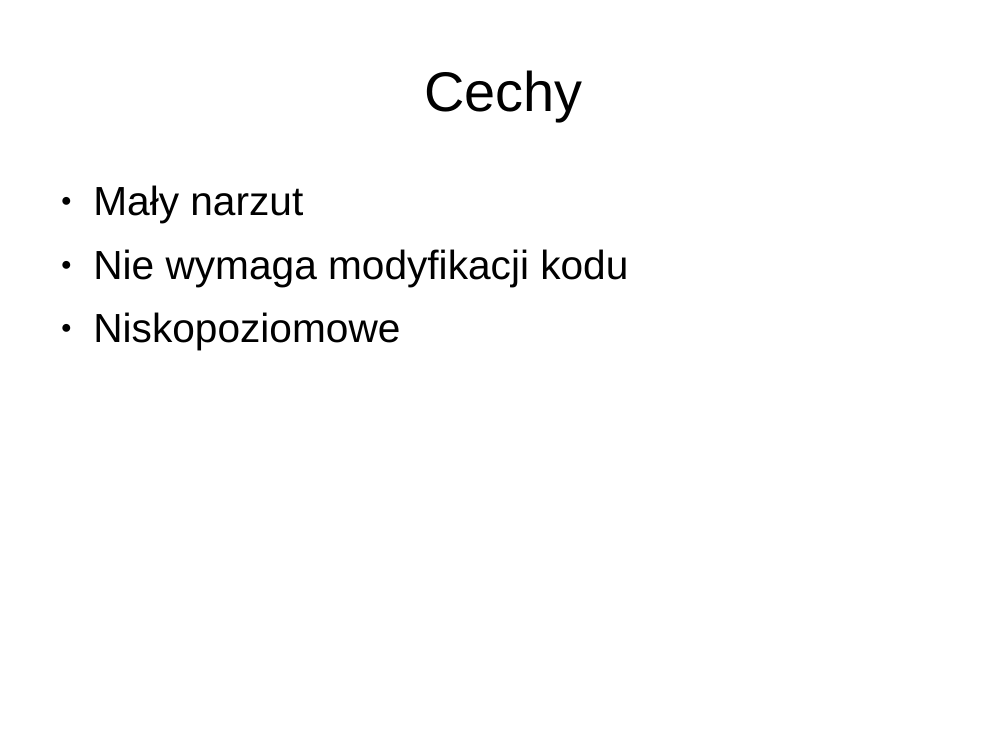
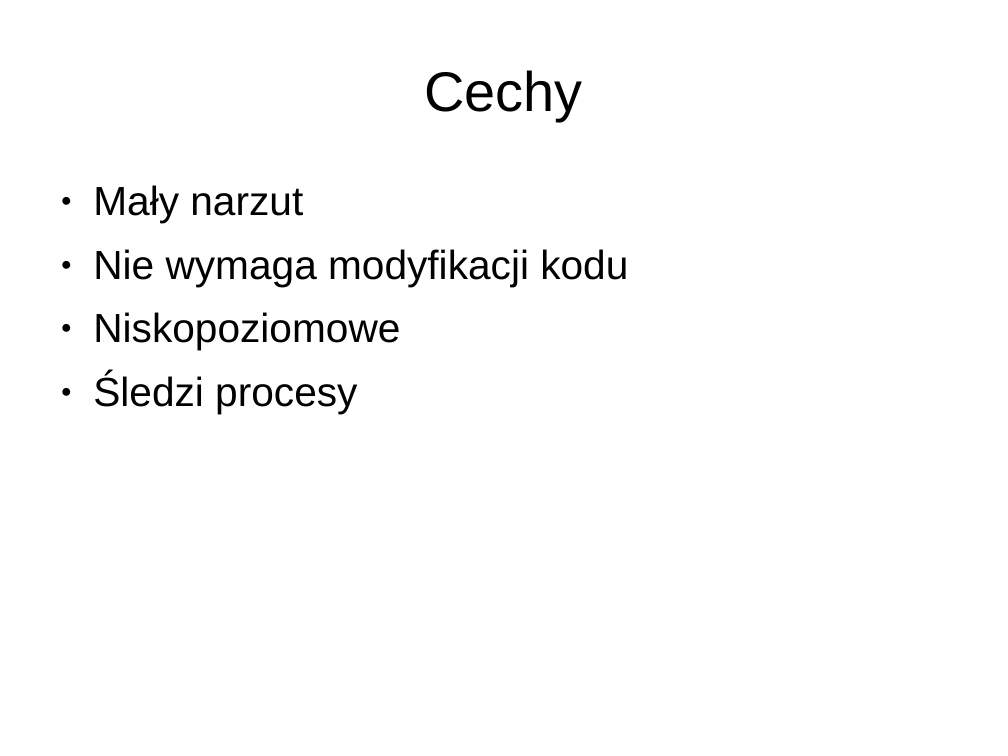
Before and after one commit to matkoniecz/erlang_dbg, a slide deck: slide 11 of Prezentacja.ppt. Drawn at 1008x756 pixels with LibreOffice and Linux fonts; fonts in the diff are those of the drawing; background and template pictures are left out. Boxes give left, top, right and bottom in pixels: in the first picture for what was removed or moved away, otherwise in the second. Text is boxed around its words. In the diff, an @@ line names an element or a change of style, - is before the commit and + after.

```diff
--- a/Prezentacja.ppt
+++ b/Prezentacja.ppt
@@ text at (x1=93, y1=374, x2=357, y2=414): paragraph added @@
+● Śledzi procesy
```
Also in this commit, not shown: 2 other slides changed, 1 slide removed.
